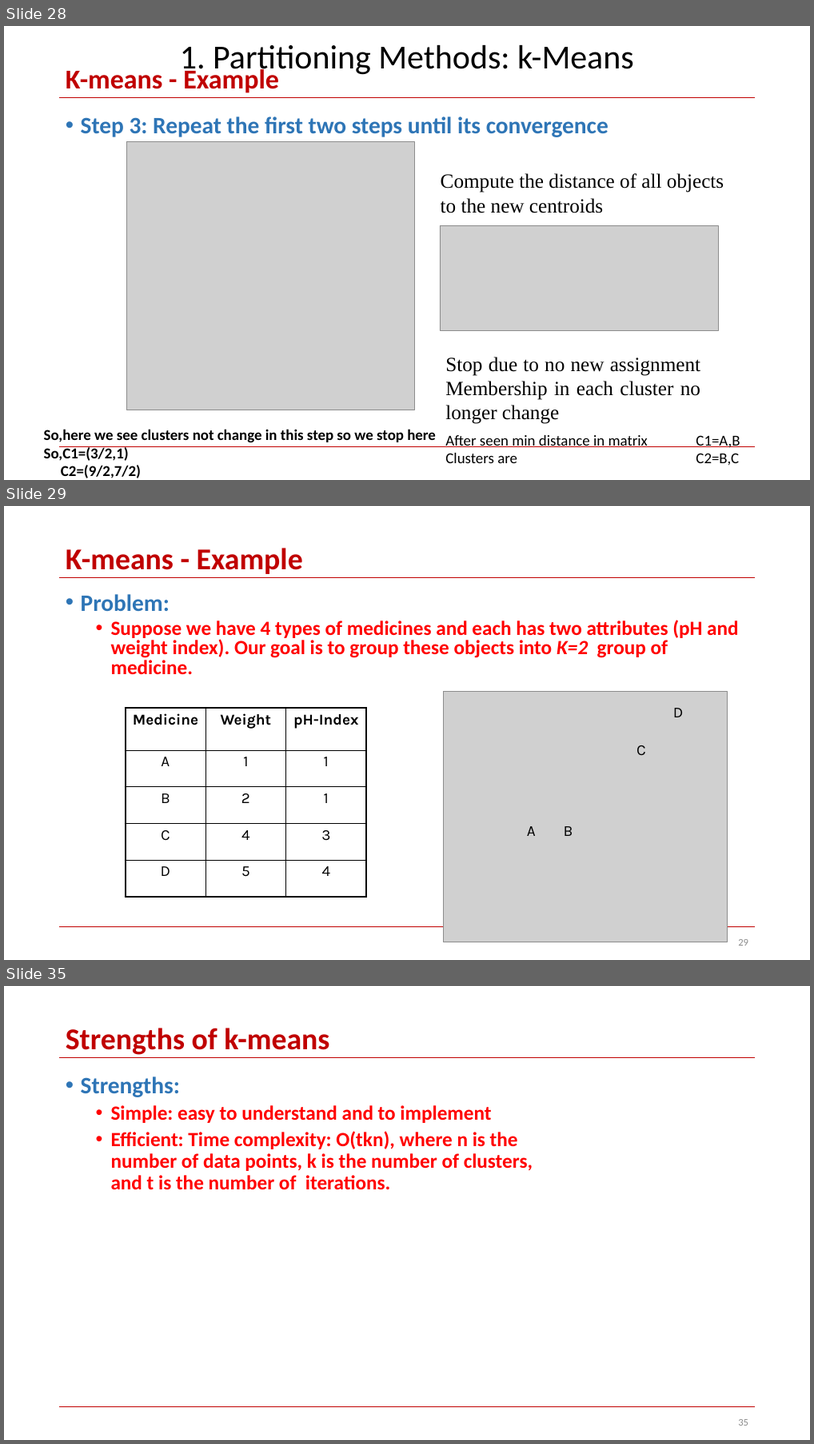
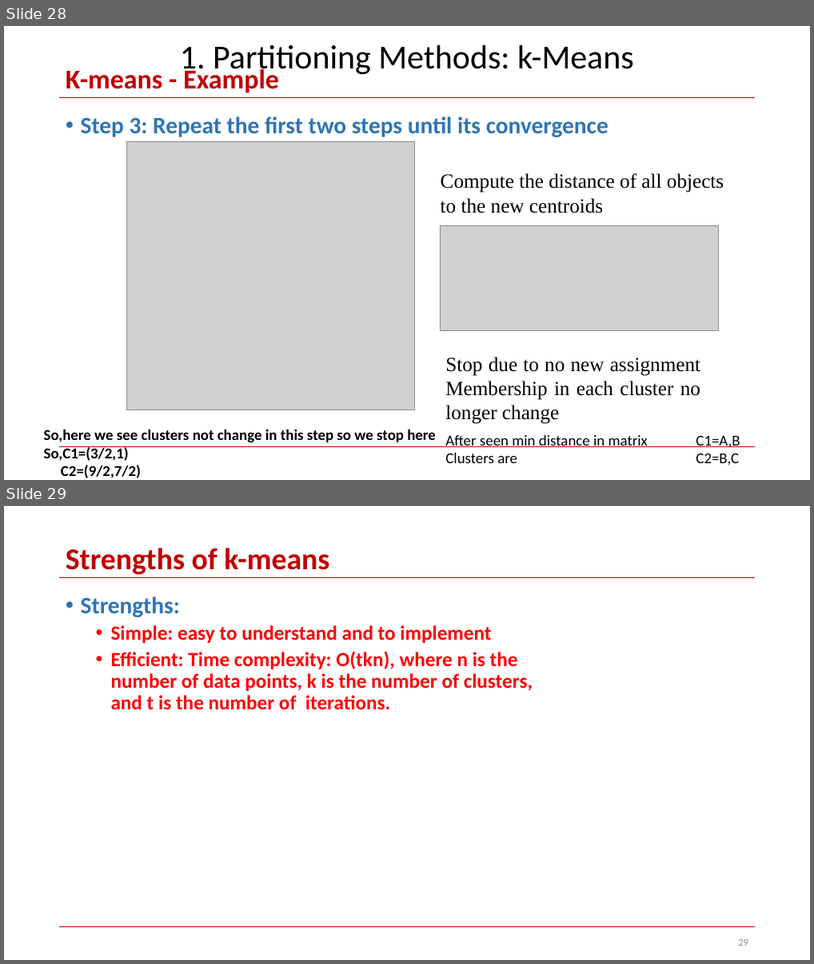
Before and after one commit to skysumitkumar/Du_Mca, a slide deck: 3rd_semester/Data_Science_with_python/PPT/Unit_4/Clustering-Part1.pptx. Shown one above the other, each under a label of ours: slides 28, 29 and 35 before the commit, slides 28 and 29 after it; the slides between them are not shown. The pictures are 814x1444 and 814x964 pixels, drawn with LibreOffice and Linux fonts; fonts in the diff are those of the drawing; grey boxes stand for pictures. Boxes give left, top, right and bottom in pixels: in the first picture for what was removed or moved away, otherwise in the second. Text is boxed around its words. In the diff, an @@ line names an element or a change of style, - is before the commit and + after.

```diff
--- a/3rd_semester/Data_Science_with_python/PPT/Unit_4/Clustering-Part1.pptx
+++ b/3rd_semester/Data_Science_with_python/PPT/Unit_4/Clustering-Part1.pptx
@@ slide 29 removed at bbox=[4, 506, 810, 960], background #FFFFFF; not listed: 2 template elements that a slide beside it also shows @@
@@ title removed at bbox=[66, 548, 303, 574] @@
-K-means - Example
@@ text removed at bbox=[81, 594, 738, 675] @@
-• Problem:
-  • Suppose we have 4 types of medicines and each has two attributes (pH and weight index). Our goal is to group these objects into K=2 group of medicine.
@@ table removed at bbox=[126, 708, 367, 896], 5 rows, 3 columns @@
-Medicine | Weight | pH-Index
-A | 1 | 1
-B | 2 | 1
-C | 4 | 3
-D | 5 | 4
@@ group removed at bbox=[444, 691, 728, 942]: 4 texts, 1 picture @@
-A
-B
-C
-D
@@ page number removed at bbox=[738, 939, 749, 945] @@
-29
@@ what was slide 35 is now slide 29 @@
```
Also in this commit, not shown: 3 slides changed, 2 slides added, 5 other slides removed.
